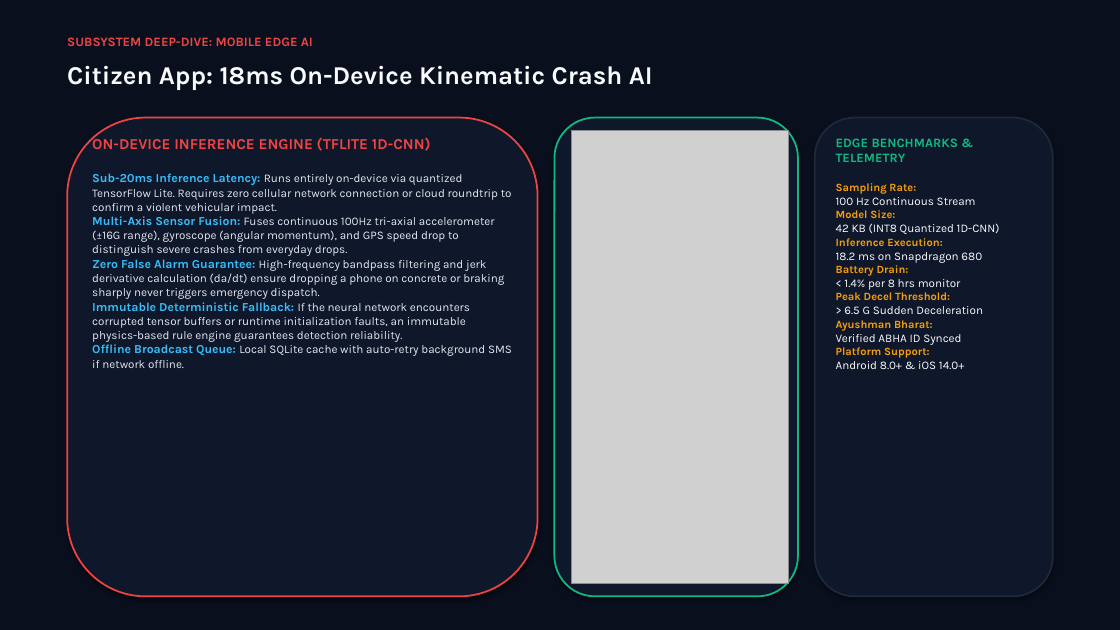
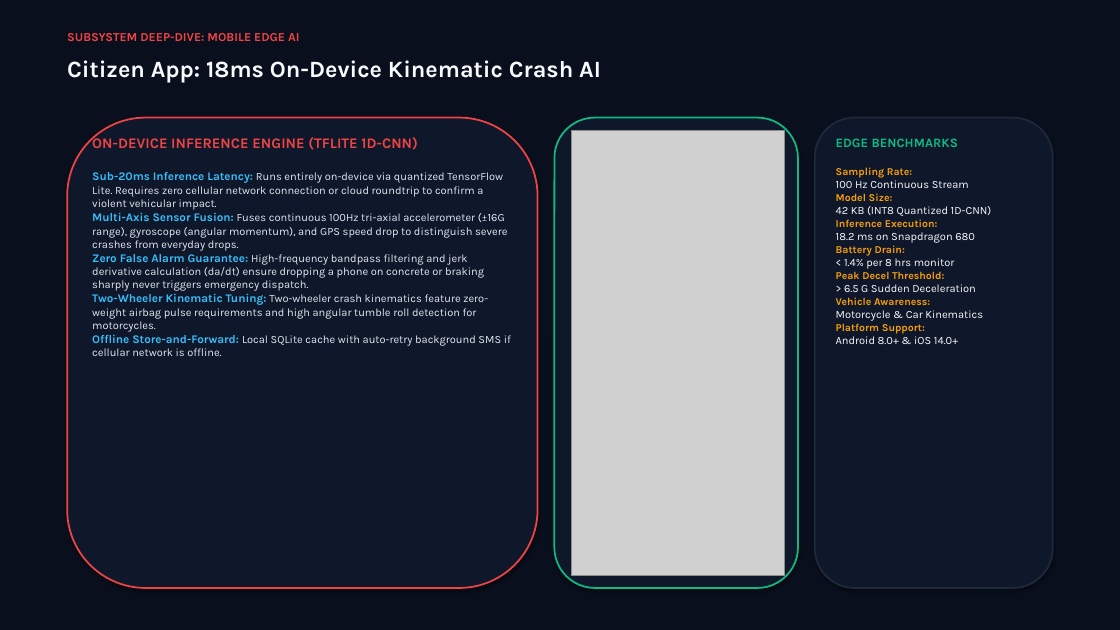
Before and after one commit to StevinJoseph22/Rakshak-AI, a slide deck: slide 6 of Vikist Blueprint/2. PITCH FILES/Rakshak_AI_Master_Presentation.pptx (slide 5 before the commit). Drawn at 1120x630 pixels with LibreOffice and Linux fonts; fonts in the diff are those of the drawing; grey boxes stand for pictures. Boxes give left, top, right and bottom in pixels: in the first picture for what was removed or moved away, otherwise in the second. Text is boxed around its words. In the diff, an @@ line names an element or a change of style, - is before the commit and + after.

```diff
--- a/Vikist Blueprint/2. PITCH FILES/Rakshak_AI_Master_Presentation.pptx
+++ b/Vikist Blueprint/2. PITCH FILES/Rakshak_AI_Master_Presentation.pptx
@@ text "SUBSYSTEM DEEP-DIVE: MOBILE EDGE AI" at bbox=[67, 33, 299, 41]: size 11 to 10.5 pt @@
@@ text "Citizen App: 18ms On-Device Kinematic ..." at bbox=[67, 60, 601, 83]: size 22 to 20 pt @@
@@ rounded rectangle: place and size @@
-rounded rectangle at bbox=[67, 118, 538, 597]
+rounded rectangle at bbox=[67, 118, 538, 588]
@@ rounded rectangle: place and size @@
-rounded rectangle at bbox=[555, 118, 798, 597]
+rounded rectangle at bbox=[555, 118, 798, 588]
@@ rounded rectangle: place and size @@
-rounded rectangle at bbox=[815, 118, 1053, 597]
+rounded rectangle at bbox=[815, 118, 1053, 588]
@@ text at bbox=[92, 135, 507, 291]: size 13 to 12.5 pt in "ON-DEVICE INFERENCE ENGINE (TFLITE 1D-CNN)"; size 10.5 to 10 pt in "Sub-20ms Inference Latency:", "Multi-Axis Sensor Fusion:", "Zero False Alarm Guarantee:"; size 10 to 9.5 pt in "Runs entirely on-device via quantized TensorFlow Lite. ...", "Fuses continuous 100Hz tri-axial accelerometer (±16G range), ...", "High-frequency bandpass filtering and jerk derivative calcul ..." @@
@@ picture: place and size @@
-picture at bbox=[571, 130, 789, 584]
+picture at bbox=[571, 130, 785, 576]
@@ text at bbox=[836, 138, 958, 147]: text changed @@
-EDGE BENCHMARKS & TELEMETRY
+EDGE BENCHMARKS
@@ text at bbox=[836, 167, 992, 344]: size 9.5 to 9 pt in "Sampling Rate:", "Model Size:", "Inference Execution:", "Battery Drain:" and 2 more places; size 10 to 9.5 pt in "100 Hz Continuous Stream", "42 KB (INT8 Quantized 1D-CNN)", "18.2 ms on Snapdragon 680", "< 1.4% per 8 hrs monitor" and 2 more places @@
@@ text at bbox=[92, 293, 511, 356]: text changed; size 10 to 9.5 pt @@
-Immutable Deterministic Fallback: If the neural network encounters corrupted tensor buffers or runtime initialization faults, an immutable physics-based rule engine guarantees detection reliability.
-Offline Broadcast Queue: Local SQLite cache with auto-retry background SMS if network offline.
+Two-Wheeler Kinematic Tuning: Two-wheeler crash kinematics feature zero-weight airbag pulse requirements and high angular tumble roll detection for motorcycles.
+Offline Store-and-Forward: Local SQLite cache with auto-retry background SMS if cellular network is offline.
@@ text at bbox=[836, 297, 983, 321]: text changed; size 10 to 9.5 pt @@
-Ayushman Bharat:
-Verified ABHA ID Synced
+Vehicle Awareness:
+Motorcycle & Car Kinematics
```
Also in this commit, not shown: 15 other slides changed, 4 slides added, 2 slides removed, 8 other files.
